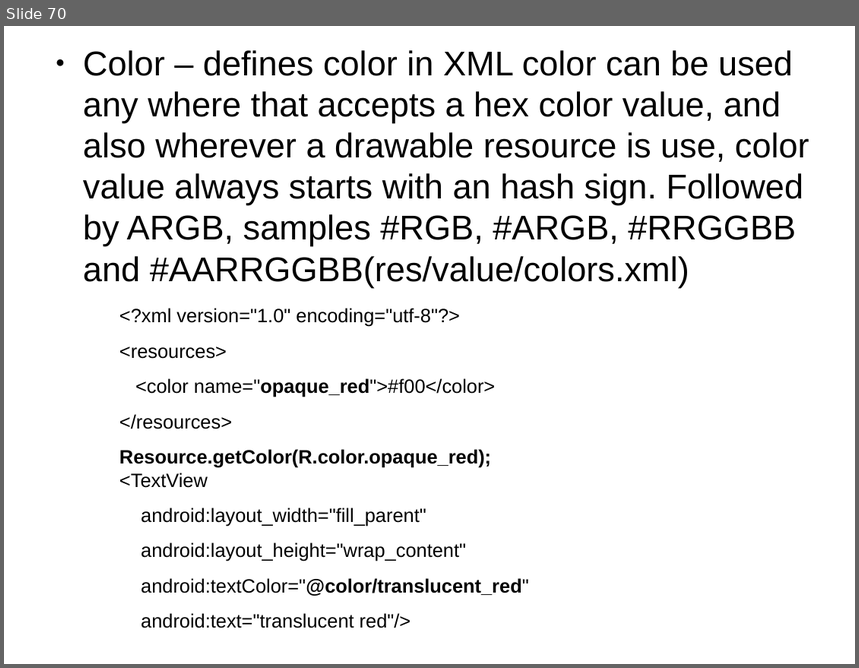
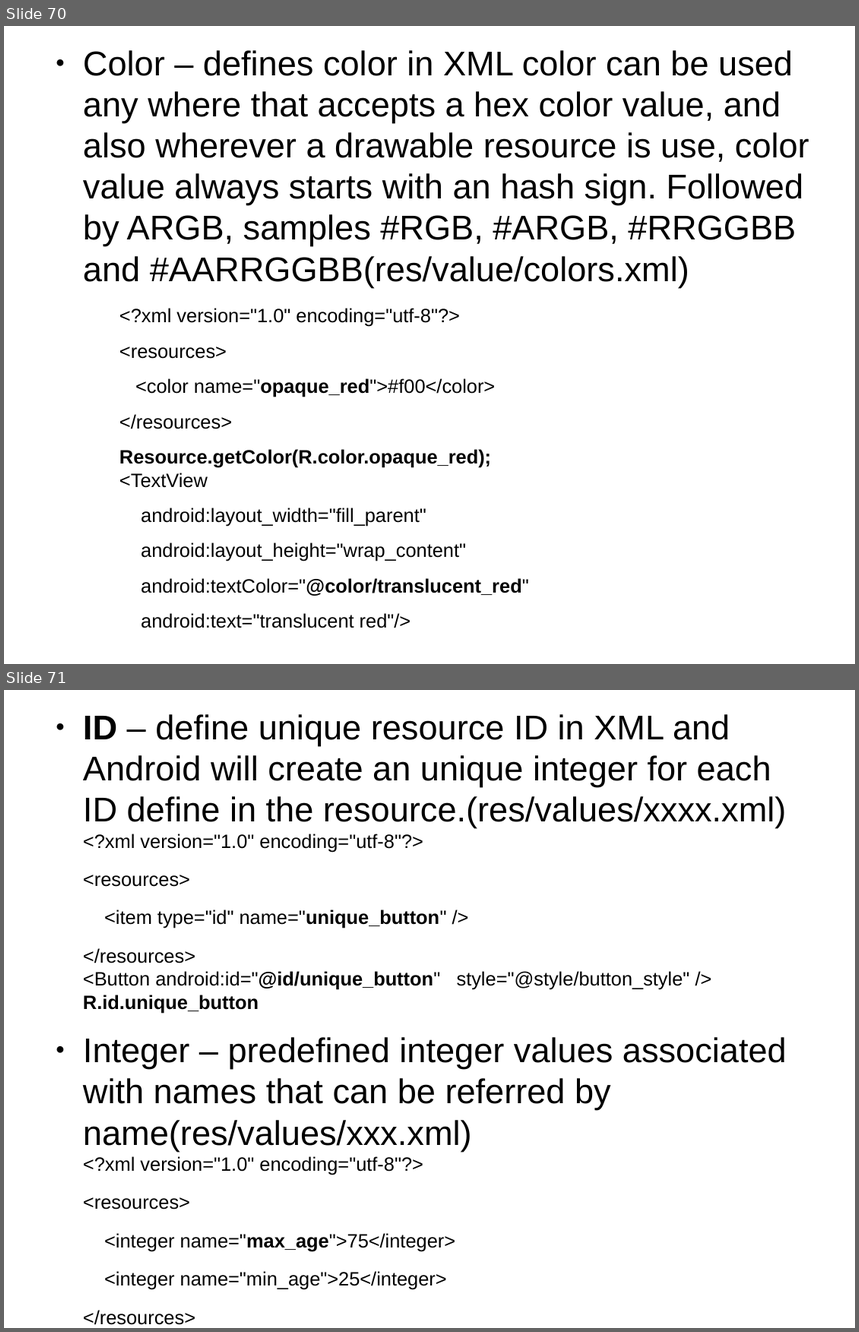
Before and after one commit to thegreatdao/testa, a slide deck: assets/android.odp. Shown one above the other, each under a label of ours: slide 70 before the commit, slides 70 and 71 after it. The pictures are 859x668 and 859x1332 pixels, drawn with LibreOffice and Linux fonts; fonts in the diff are those of the drawing. Boxes give left, top, right and bottom in pixels: in the first picture for what was removed or moved away, otherwise in the second. Text is boxed around its words. In the diff, an @@ line names an element or a change of style, - is before the commit and + after.

```diff
--- a/assets/android.odp
+++ b/assets/android.odp
@@ slide 71 added at bbox=[4, 690, 855, 1328], background #FFFFFF @@
@@ text added at bbox=[83, 714, 787, 1325], 18 pt, text #000000 @@
+● ID – define unique resource ID in XML and Android will create an unique integer for each ID define in the resource.(res/values/xxxx.xml)
+  <?xml version="1.0" encoding="utf-8"?>
+<resources>
+<item type="id" name="unique_button" />
+</resources>
+<Button android:id="@id/unique_button" style="@style/button_style" />
+R.id.unique_button
+● Integer – predefined integer values associated with names that can be referred by name(res/values/xxx.xml)
+  <?xml version="1.0" encoding="utf-8"?>
+<resources>
+<integer name="max_age">75</integer>
+<integer name="min_age">25</integer>
+</resources>
+Resources.getInteger(R.integer.max_age);
```
Also in this commit, not shown: 11 other slides added, 1 slide removed, 4 other files.
